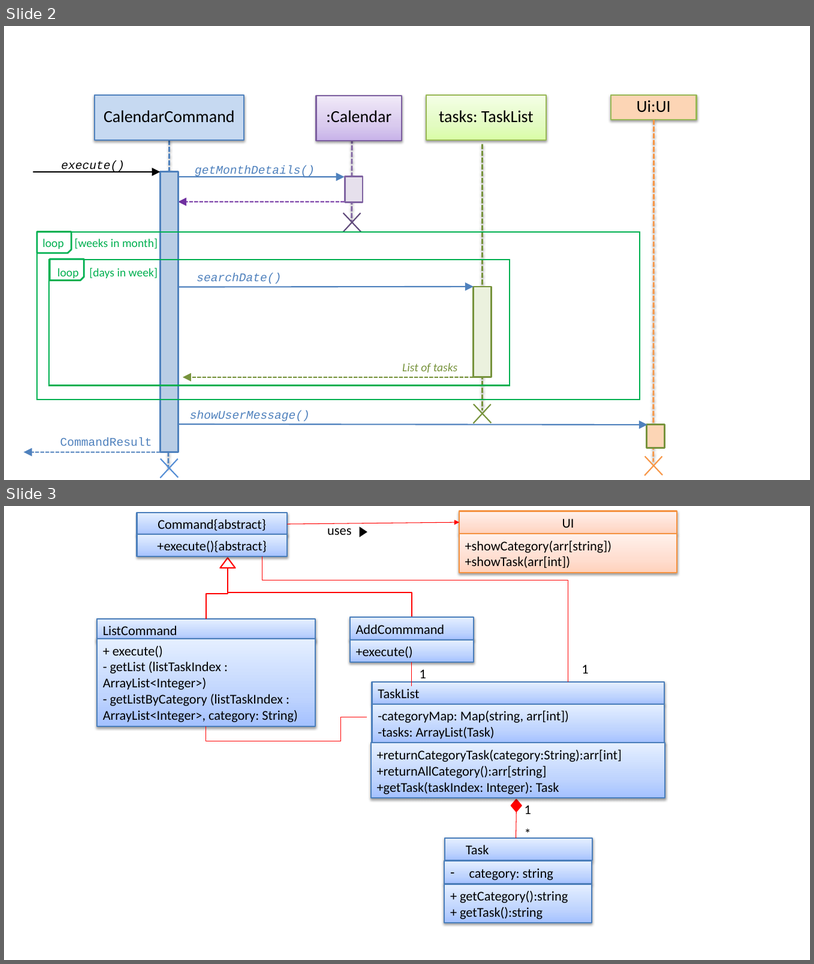
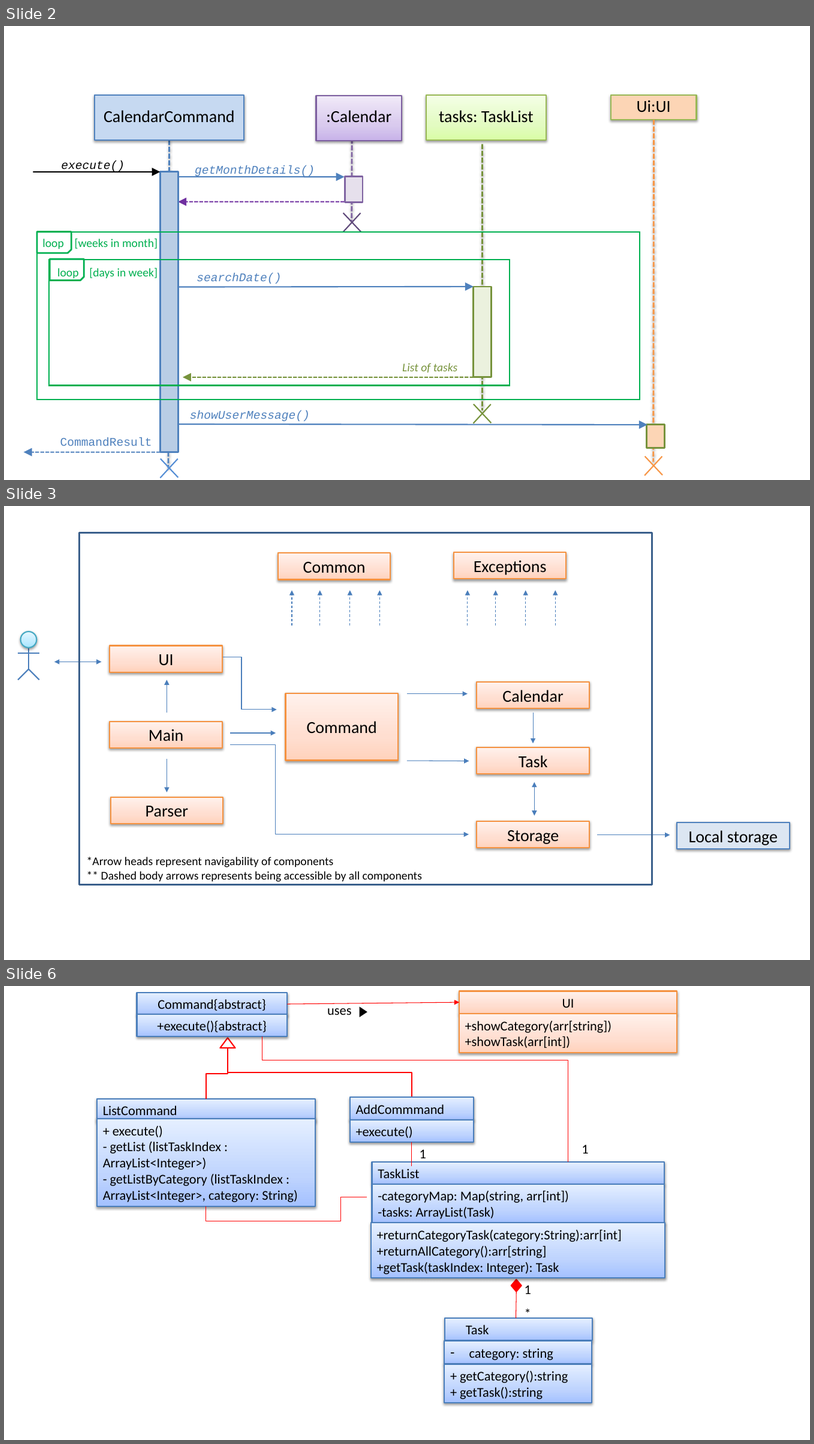
Before and after one commit to yuchenlichuck/tp, a slide deck: docs/UML Diagrams.pptx. Shown one above the other, each under a label of ours: slides 2 and 3 before the commit, slides 2, 3 and 6 after it; the slides between them are not shown. The pictures are 814x964 and 814x1444 pixels, drawn with LibreOffice and Linux fonts; fonts in the diff are those of the drawing. Boxes give left, top, right and bottom in pixels: in the first picture for what was removed or moved away, otherwise in the second. Text is boxed around its words. In the diff, an @@ line names an element or a change of style, - is before the commit and + after.

```diff
--- a/docs/UML Diagrams.pptx
+++ b/docs/UML Diagrams.pptx
@@ slide 3 added at (4,506,810,960), background #FFFFFF @@
@@ rectangle added at (79,532,653,885), outline #3A5F8C 2 pt @@
@@ rectangle added at (278,553,390,580), fill gradient #FFD2BD to #FFDED0 to #FFF2ED, outline #F69240 1.5 pt, 20 pt, text #000000 @@
+Common
@@ rectangle added at (454,553,567,579), fill gradient #FFD2BD to #FFDED0 to #FFF2ED, outline #F69240 1.5 pt, 20 pt, text #000000 @@
+Exceptions
@@ arrow added from (292, 626) to (292, 590), #4B7EBC 0.75 pt dashed @@
@@ arrow added from (320, 626) to (320, 590), #4B7EBC 0.75 pt dashed @@
@@ arrow added from (350, 626) to (350, 590), #4B7EBC 0.75 pt dashed @@
@@ arrow added from (380, 626) to (380, 590), #4B7EBC 0.75 pt dashed @@
@@ arrow added from (468, 626) to (468, 590), #4B7EBC 0.75 pt dashed @@
@@ arrow added from (496, 626) to (496, 590), #4B7EBC 0.75 pt dashed @@
@@ arrow added from (526, 626) to (526, 590), #4B7EBC 0.75 pt dashed @@
@@ arrow added from (556, 626) to (556, 590), #4B7EBC 0.75 pt dashed @@
@@ group added at (18,631,39,679): 4 lines, 1 ellipse @@
@@ rectangle added at (110,646,222,672), fill gradient #FFD2BD to #FFDED0 to #FFF2ED, outline #F69240 1.5 pt, 20 pt, text #000000 @@
+UI
@@ double arrow added from (101, 661) to (54, 661), #4B7EBC 0.75 pt @@
@@ elbow arrow added from (223, 657) to (277, 709), #4B7EBC 0.75 pt @@
@@ arrow added from (167, 713) to (167, 679), #4B7EBC 0.75 pt @@
@@ rectangle added at (477,682,590,709), fill gradient #FFD2BD to #FFDED0 to #FFF2ED, outline #F69240 1.5 pt, 20 pt, text #000000 @@
+Calendar
@@ rectangle added at (286,693,398,760), fill gradient #FFD2BD to #FFDED0 to #FFF2ED, outline #F69240 1.5 pt, 20 pt, text #000000 @@
+Command
@@ arrow added from (408, 694) to (468, 694), #4B7EBC 0.75 pt @@
@@ rectangle added at (110,721,222,748), fill gradient #FFD2BD to #FFDED0 to #FFF2ED, outline #F69240 1.5 pt, 20 pt, text #000000 @@
+Main
@@ arrow added from (533, 713) to (533, 743), #4B7EBC 0.75 pt @@
@@ arrow added from (230, 733) to (276, 733), #4B7EBC 0.75 pt @@
@@ elbow arrow added from (230, 744) to (469, 834), #4B7EBC 0.75 pt @@
@@ rectangle added at (477,747,590,774), fill gradient #FFD2BD to #FFDED0 to #FFF2ED, outline #F69240 1.5 pt, 20 pt, text #000000 @@
+Task
@@ arrow added from (167, 759) to (167, 792), #4B7EBC 0.75 pt @@
@@ arrow added from (408, 760) to (469, 760), #4B7EBC 0.75 pt @@
@@ double arrow added from (534, 815) to (534, 782), #4B7EBC 0.75 pt @@
@@ rectangle added at (110,797,223,823), fill gradient #FFD2BD to #FFDED0 to #FFF2ED, outline #F69240 1.5 pt, 20 pt, text #000000 @@
+Parser
@@ rectangle added at (477,821,590,848), fill gradient #FFD2BD to #FFDED0 to #FFF2ED, outline #F69240 1.5 pt, 20 pt, text #000000 @@
+Storage
@@ rectangle added at (677,822,790,849), fill #DCE6F2, outline #4F81BD 1.5 pt, 20 pt, text #000000 @@
+Local storage
@@ arrow added from (598, 834) to (671, 834), #4B7EBC 0.75 pt @@
@@ text added at (87,856,422,882), 14 pt, text #000000 @@
+*Arrow heads represent navigability of components
+** Dashed body arrows represents being accessible by all components
@@ what was slide 3 is now slide 6 @@
```
Also in this commit, not shown: 2 other slides added, 3 other files.
